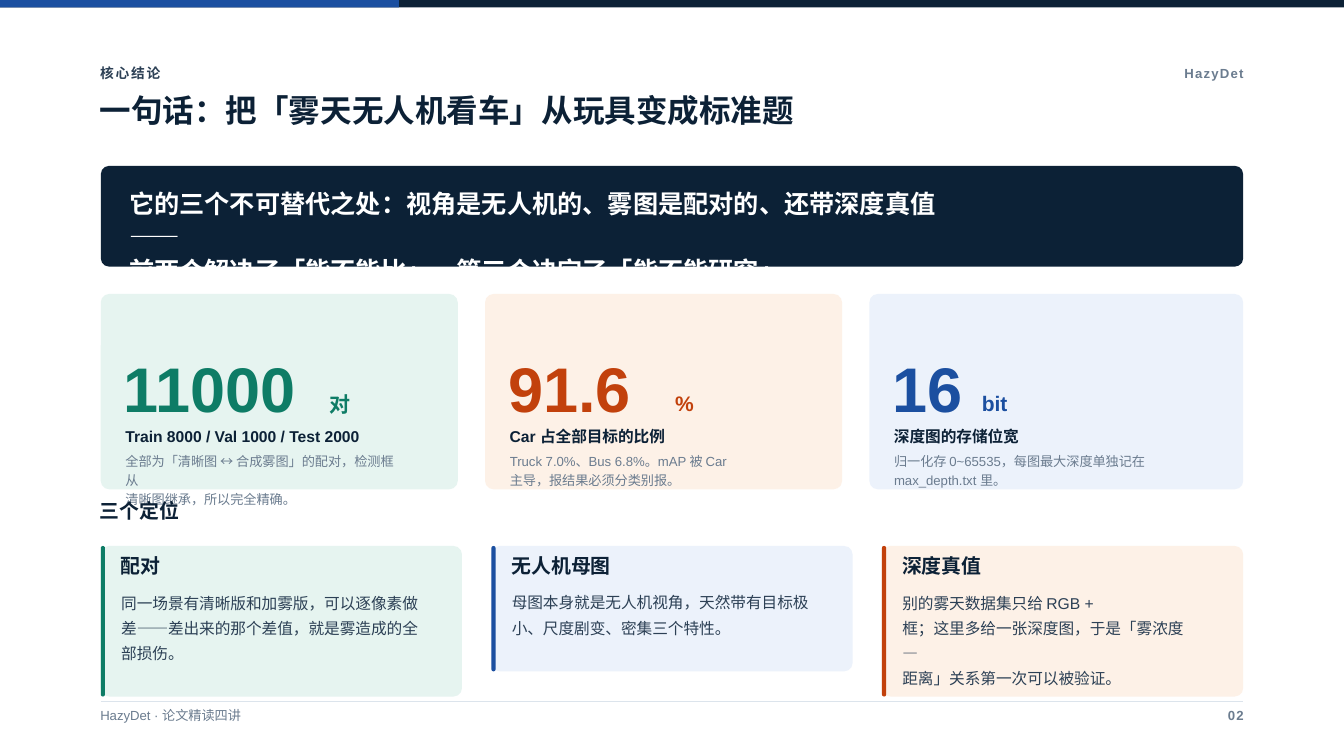
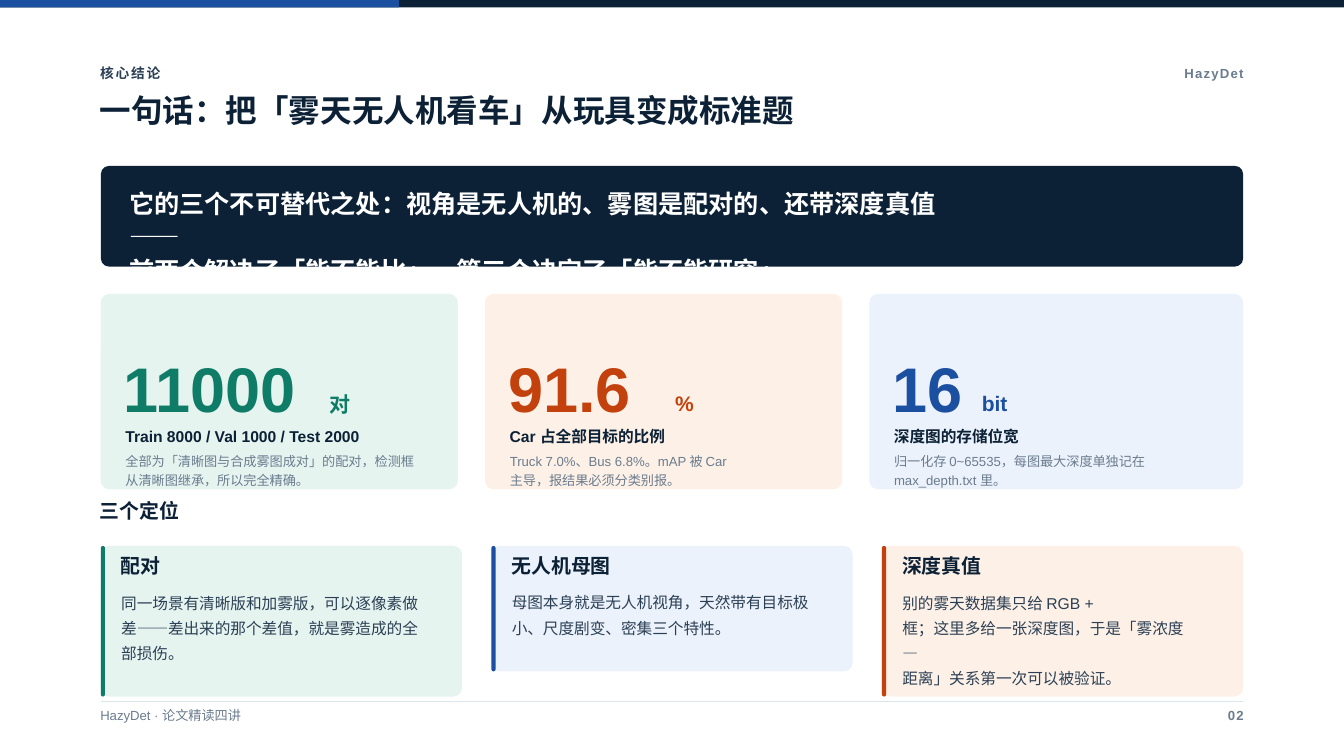
Before and after one commit to 139876/paper-notes, a slide deck: slide 2 of 论文精读/3-HazyDet精读/附件/HazyDet-论文汇报.pptx. Drawn at 1344x756 pixels with LibreOffice and Linux fonts; fonts in the diff are those of the drawing. Boxes give left, top, right and bottom in pixels: in the first picture for what was removed or moved away, otherwise in the second. Text is boxed around its words. In the diff, an @@ line names an element or a change of style, - is before the commit and + after.

```diff
--- a/论文精读/3-HazyDet精读/附件/HazyDet-论文汇报.pptx
+++ b/论文精读/3-HazyDet精读/附件/HazyDet-论文汇报.pptx
@@ text at (125, 455, 414, 486): text changed @@
-全部为「清晰图 ↔ 合成雾图」的配对，检测框从
-清晰图继承，所以完全精确。
+全部为「清晰图与合成雾图成对」的配对，检测框
+从清晰图继承，所以完全精确。
```
Also in this commit, not shown: 6 other slides changed, 3 slides added, 3 other files.
